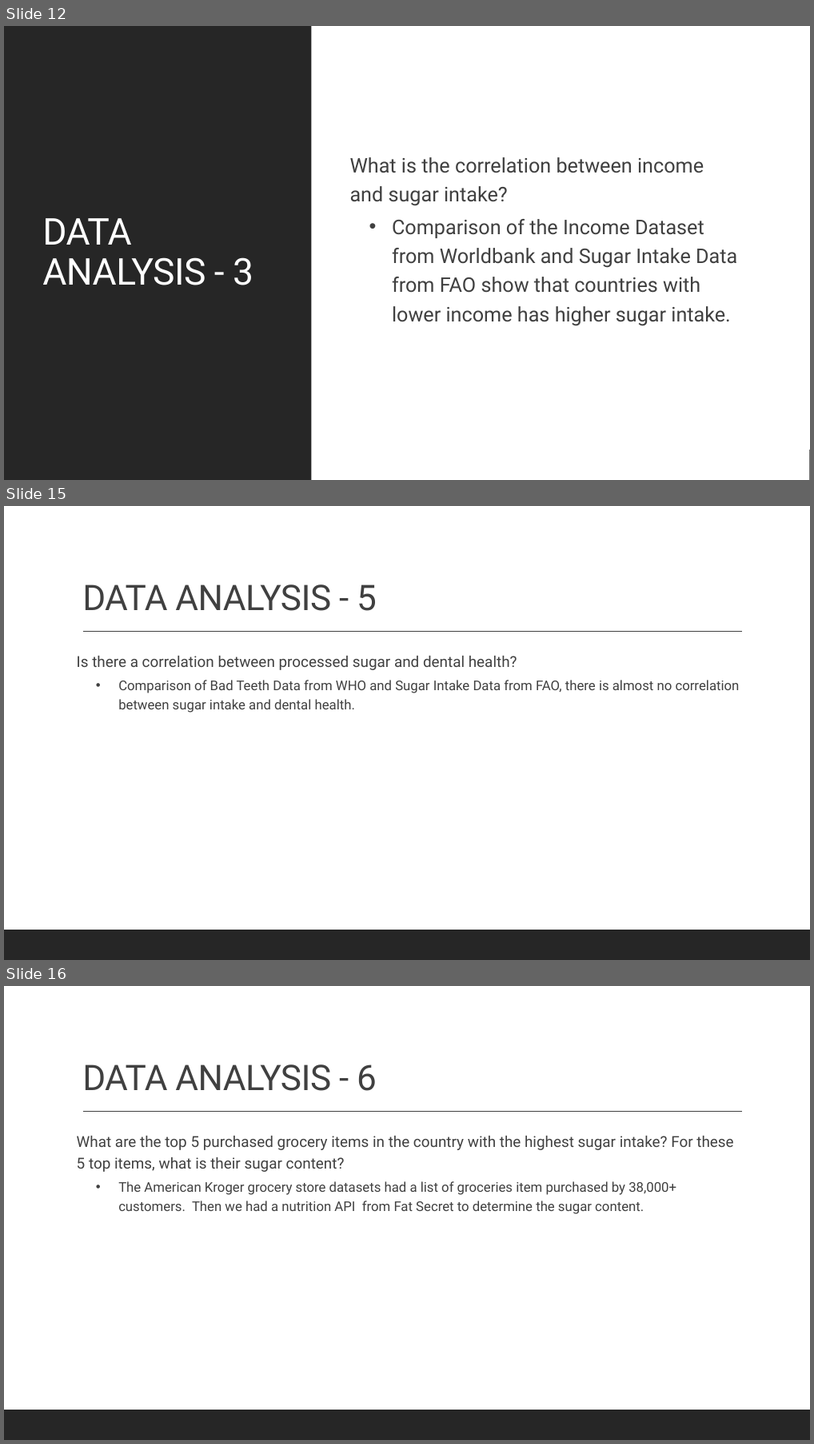
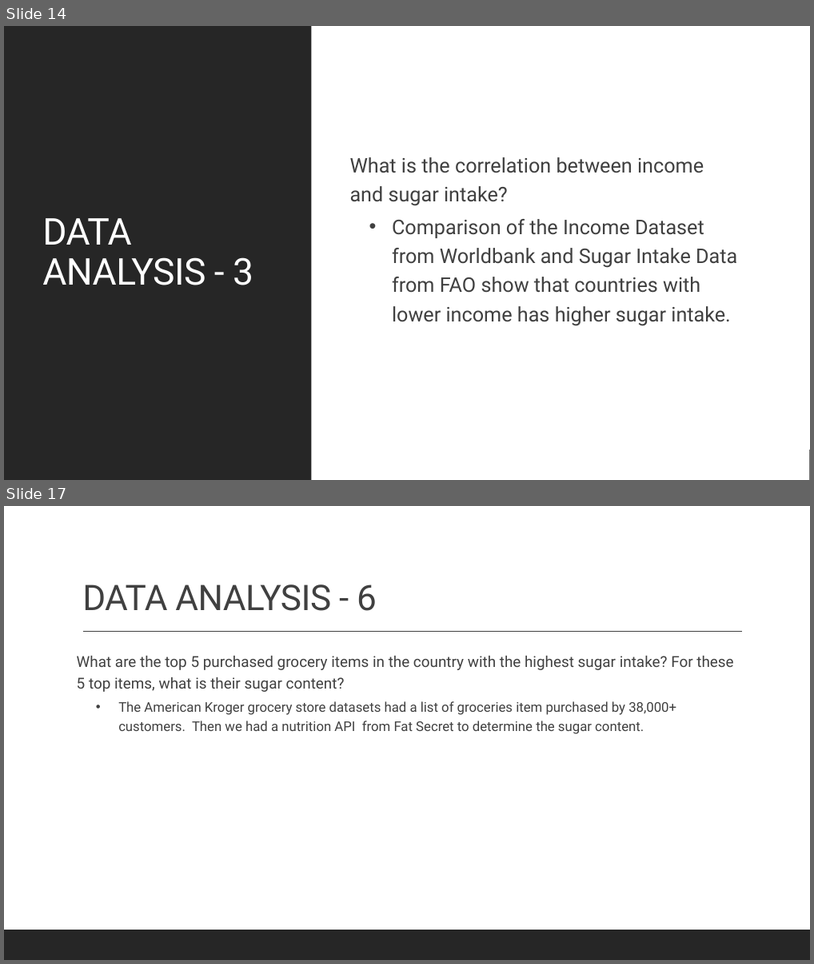
Before and after one commit to cbeachey/project1_influencers, a slide deck: Effects of Sugar Consumption.pptx. Shown one above the other, each under a label of ours: slides 12, 15 and 16 before the commit, slides 14 and 17 after it; the slides between them are not shown. The pictures are 814x1444 and 814x964 pixels, drawn with LibreOffice and Linux fonts; fonts in the diff are those of the drawing. Boxes give left, top, right and bottom in pixels: in the first picture for what was removed or moved away, otherwise in the second. Text is boxed around its words. In the diff, an @@ line names an element or a change of style, - is before the commit and + after.

```diff
--- a/Effects of Sugar Consumption.pptx
+++ b/Effects of Sugar Consumption.pptx
@@ slide 15 removed at <box>4,506,810,960</box>, background #FFFFFF; not listed: 2 template elements that a slide beside it also shows @@
@@ title removed at <box>82,584,377,611</box> @@
-DATA ANALYSIS - 5
@@ text removed at <box>77,656,740,712</box> @@
-Is there a correlation between processed sugar and dental health?
-  • Comparison of Bad Teeth Data from WHO and Sugar Intake Data from FAO, there is almost no correlation between sugar intake and dental health.
@@ what was slide 12 is now slide 14 @@
@@ what was slide 16 is now slide 17 @@
```
Also in this commit, not shown: 11 slides changed, 3 slides added, 1 other slide removed, 6 other files.
